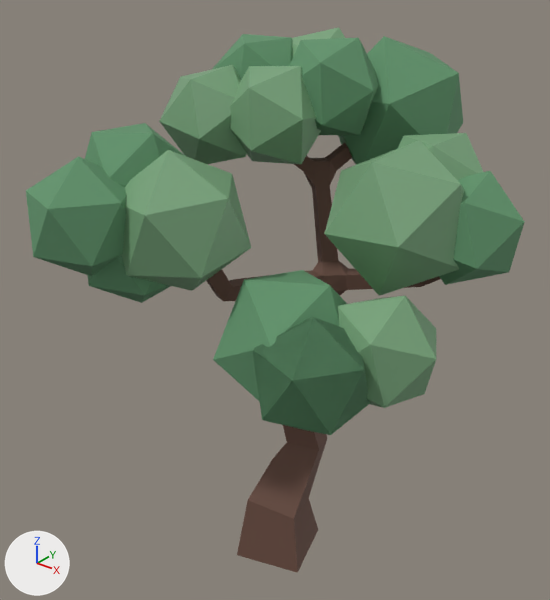
One commit to the glTF model rts/assets/environtment/trees/Tree2.glb: the scene before it, then after it.
Camera for both pictures: a 50 mm lens placed at (7.5, -9.49, 11.45), pointed at (-0.51, 0.53, 5.24). Every picture has the same lights, and +X, +Y and +Z are marked at lower left. The first picture is the older version. Where no turn or scale is listed for an object, it has been applied to the vertices.

In view in the first picture: 'Leave', 'Leave.001', 'Leave.002', 'Leave.003', 'Leave.004', 'Leave.005', 'Leave.006', 'Leave.008', 'Leave.009', 'Leave.010', 'Leave.011', 'Leave.012', 'Leave.013', 'Leave.014', 'Leave.015', 'Leave.016', 'Trunk'.
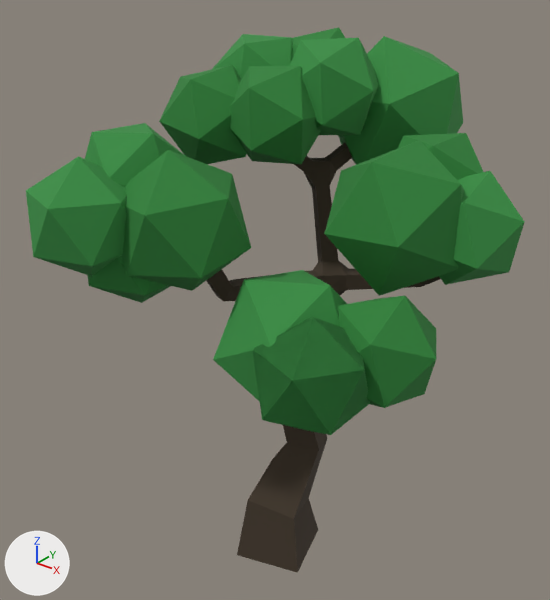
What differs and where, as boxes [x1, y1, x2, y2] in the pictures (550 x 600 px):
'Leave.011', recoloured (darker)
    both: [324, 140, 464, 296]
'Leave.006', recoloured (darker)
    both: [122, 150, 251, 291]
'Leave.003', recoloured
    both: [252, 317, 370, 435]
'Leave.002', recoloured (darker)
    both: [26, 156, 127, 276]
'Leave', recoloured (darker)
    both: [338, 36, 463, 165]
'Leave.008', recoloured (darker)
    both: [338, 296, 436, 408]
'Leave.009', recoloured (darker)
    both: [213, 270, 347, 402]
'Leave.013', recoloured (darker)
    both: [230, 66, 321, 164]
'Leave.015', recoloured (darker)
    both: [290, 38, 378, 135]
'Leave.004', recoloured (darker)
    both: [439, 171, 525, 285]
'Leave.001', recoloured (darker)
    both: [159, 65, 247, 164]
'Leave.005', recoloured (darker)
    both: [85, 123, 185, 187]
'Leave.014', recoloured (darker)
    both: [213, 34, 293, 80]
'Leave.010', recoloured (darker)
    both: [397, 133, 483, 180]
'Leave.016', recoloured
    both: [87, 256, 171, 303]
'Leave.012', recoloured (darker)
    both: [292, 27, 345, 57]

The change, as a diff of the scene's bpy script:
```diff
--- a/rts/assets/environtment/trees/Tree2.glb.py
+++ b/rts/assets/environtment/trees/Tree2.glb.py
@@ mat_material_001 @@
 mat_material_001 = principled_material('Material.001')
-mat_material_001.base_color = (0.114, 0.287, 0.144)  # green #5f926a
+mat_material_001.base_color = (0.0343, 0.262, 0.0513)  # green #348c40
 mat_material_001.roughness = 0.845
@@ mat_material_002 @@
 mat_material_002 = principled_material('Material.002')
-mat_material_002.base_color = (0.184, 0.366, 0.195)  # green #77a37a
+mat_material_002.base_color = (0.0242, 0.216, 0.0369)  # green #2b8036
```
